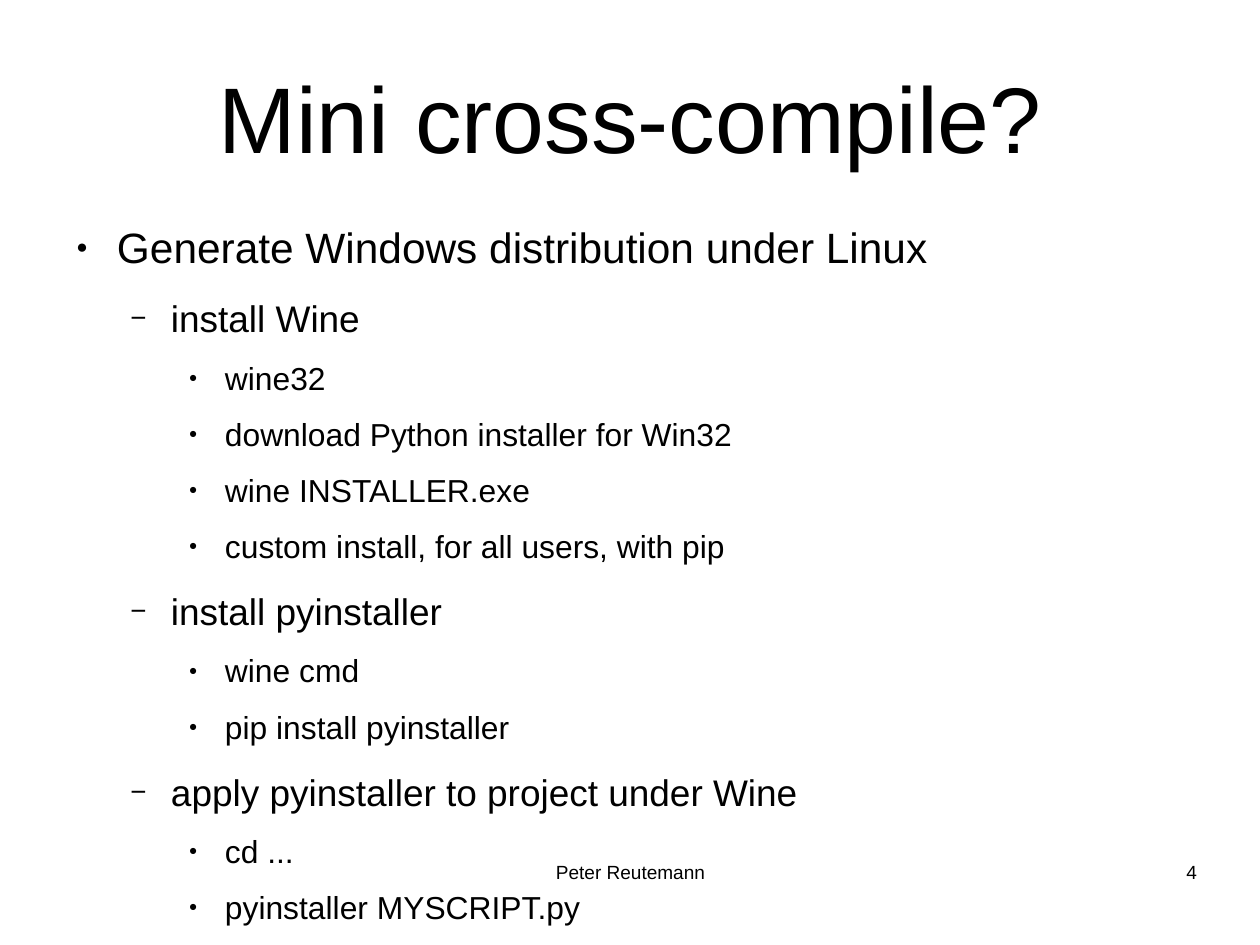
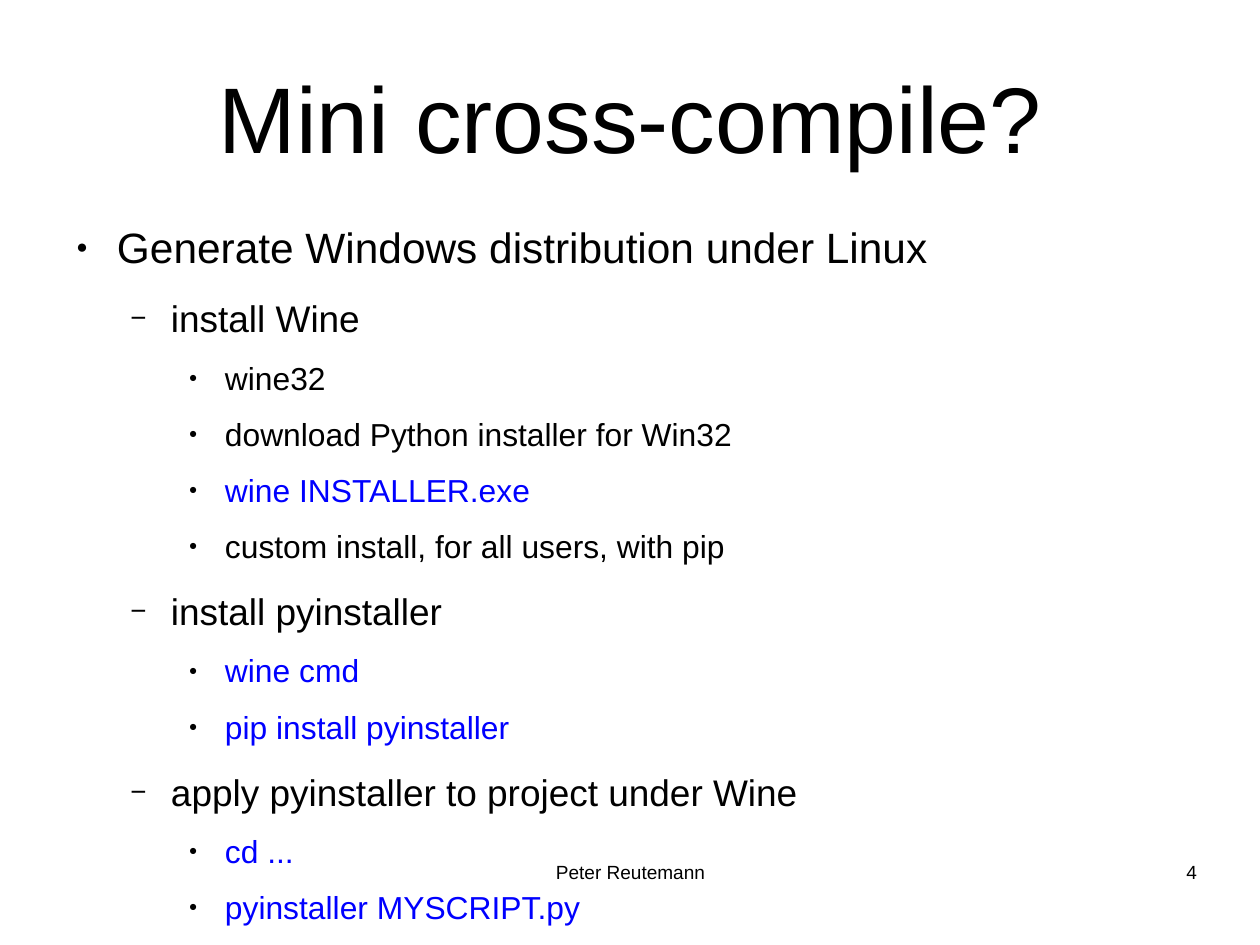
Before and after one commit to HamPUG/meetings, a slide deck: slide 4 of 2021/2021-12-13/pyinstaller.odp. Drawn at 1260x945 pixels with LibreOffice and Linux fonts; fonts in the diff are those of the drawing. Boxes give left, top, right and bottom in pixels: in the first picture for what was removed or moved away, otherwise in the second. Text is boxed around its words. In the diff, an @@ line names an element or a change of style, - is before the commit and + after.

```diff
--- a/2021/2021-12-13/pyinstaller.odp
+++ b/2021/2021-12-13/pyinstaller.odp
@@ text at (x1=225, y1=479, x2=580, y2=925): text colour #000000 to #0000FF in "wine INSTALLER.exe", "wine cmd", "pip install pyinstaller", "cd ..." and 1 more places @@
```
Also in this commit, not shown: 3 other slides changed, 3 slides added, 12 other files.
